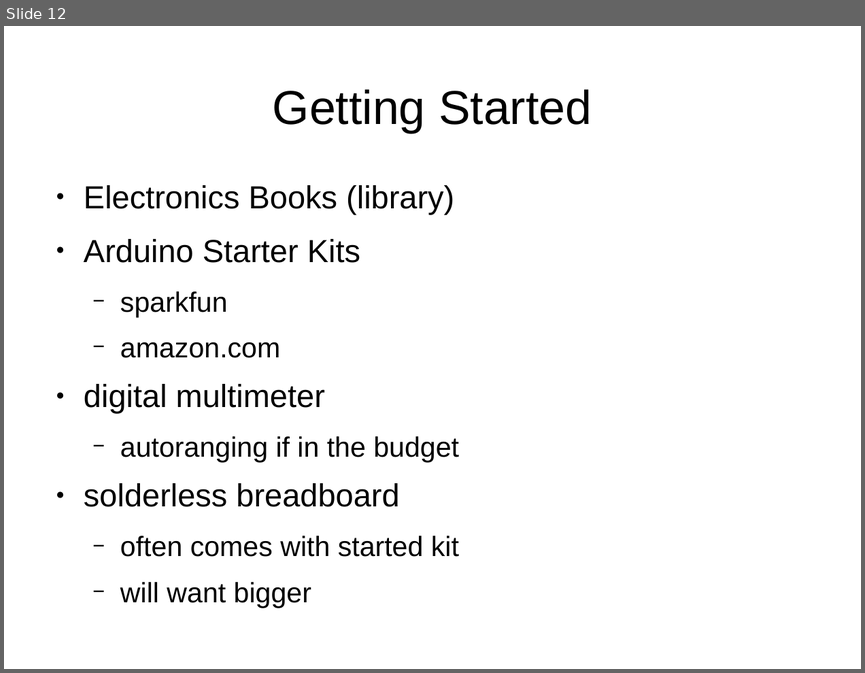
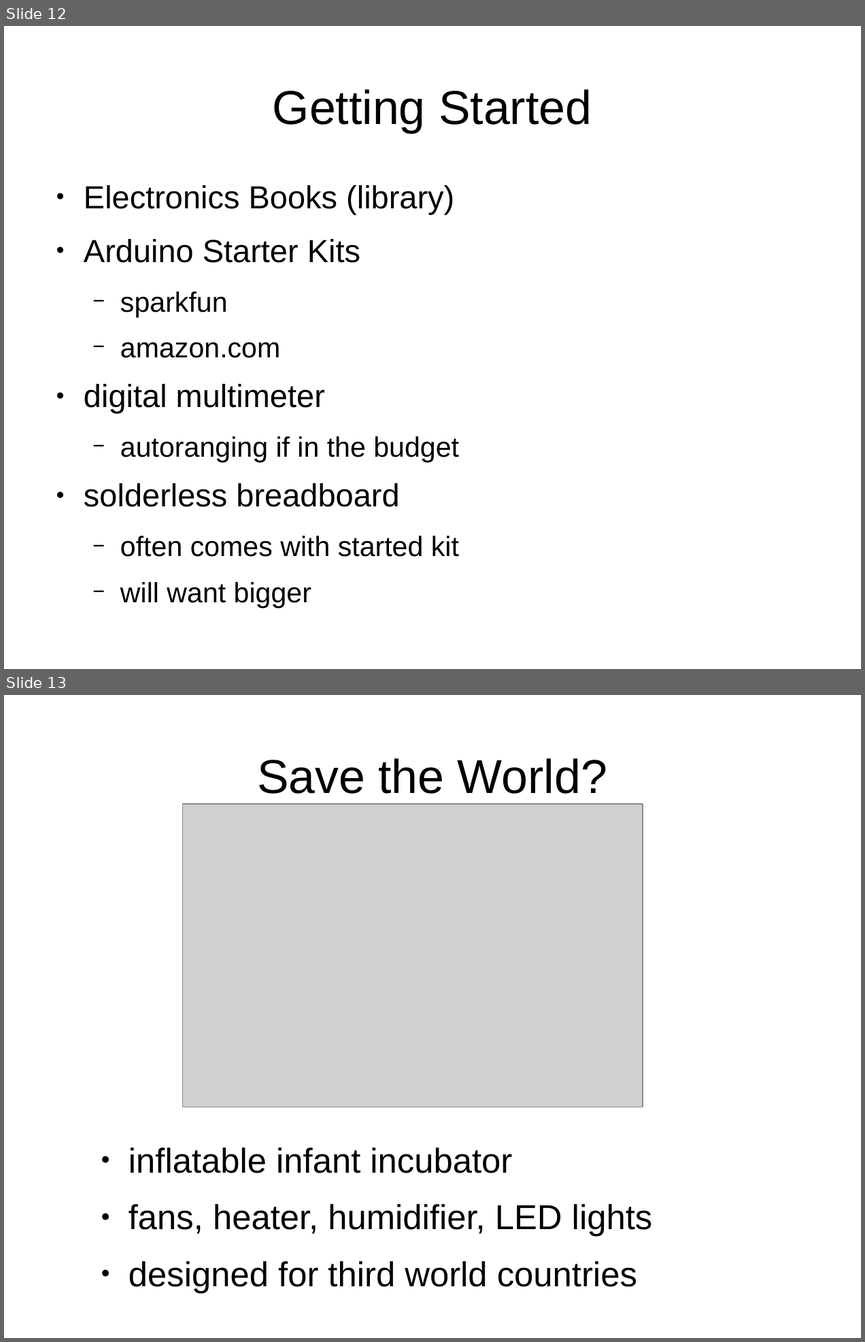
Before and after one commit to jasonmfehr/jug-arduino, a slide deck: presentation/Illnois_JUG_2014_09_09.odp. Shown one above the other, each under a label of ours: slide 12 before the commit, slides 12 and 13 after it. The pictures are 865x673 and 865x1342 pixels, drawn with LibreOffice and Linux fonts; fonts in the diff are those of the drawing; grey boxes stand for pictures. Boxes give left, top, right and bottom in pixels: in the first picture for what was removed or moved away, otherwise in the second. Text is boxed around its words. In the diff, an @@ line names an element or a change of style, - is before the commit and + after.

Commit message:
added save the world slide

```diff
--- a/presentation/Illnois_JUG_2014_09_09.odp
+++ b/presentation/Illnois_JUG_2014_09_09.odp
@@ slide 13 added at box(4, 695, 861, 1338), background #FFFFFF @@
@@ title added at box(257, 758, 607, 794), 44 pt, text #000000 @@
+Save the World?
@@ picture added at box(183, 804, 643, 1107) @@
@@ text added at box(128, 1147, 653, 1293), 32 pt, text #000000 @@
+● inflatable infant incubator
+● fans, heater, humidifier, LED lights
+● designed for third world countries
```
